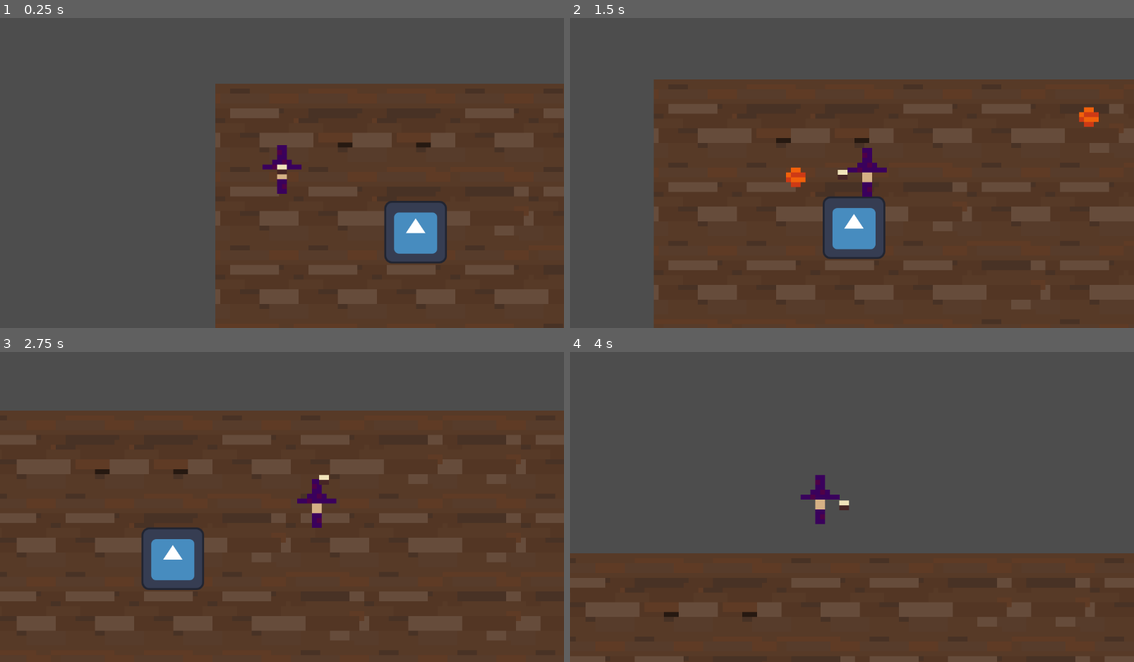
Above: before the commit, frames 1-4 (two rows, left to right).
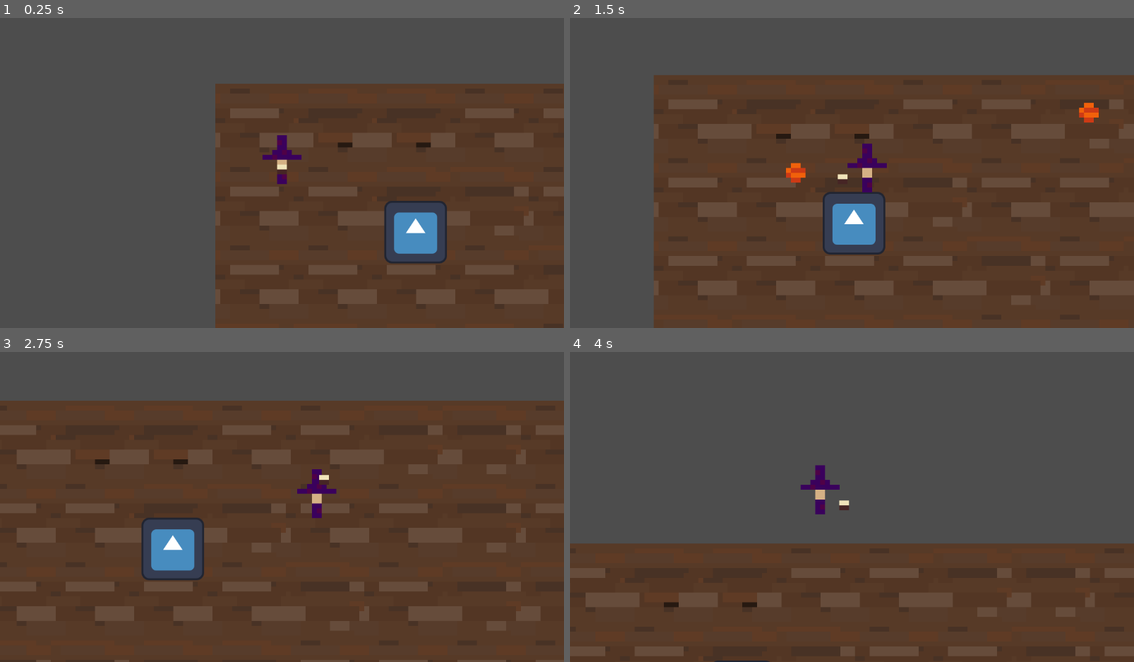
Above: after the commit, the same moments.

Repository: chluebi/ludum-dare-58
Game: Godot game, scene res://main.tscn
Two runs of this game, one before a commit and one after it. Both use one fixed random seed, a clock stepped at 60 frames per second and the inputs below. The engine's default icon, where the game draws it, is replaced by a stand-in: a white triangle on a blue panel in a dark square.
Inputs (mouse positions are in pixels of both pictures, inside the frame that each line leads up to):
- Up to frame 1 (0.25 s): no input
- Up to frame 2 (1.5 s): tap Enter at 0.5 s; move the mouse to (976, 154) at 0.52 s; hold D (move_right) 0.53-1.28 s; click (976, 154) at 0.6 s; move the mouse to (739, 185) at 1.27 s; hold S (move_down) from 1.28 s (still down); click (739, 185) at 1.35 s
- Up to frame 3 (2.75 s): move the mouse to (338, 432) at 2.02 s; release S (move_down) at 2.03 s; hold D (move_right) from 2.03 s (still down); click (338, 432) at 2.1 s
- Up to frame 4 (4 s): move the mouse to (823, 565) at 2.77 s; release D (move_right) at 2.78 s; hold W (move_up) 2.78-3.53 s; click (823, 565) at 2.85 s; move the mouse to (1021, 550) at 3.52 s; hold A (move_left) from 3.53 s (still down); click (1021, 550) at 3.6 s

The runs differ from the first frame. In frame 1, 0.4% of the frame differs, in the area x 46-54%, y 37-57%; in frame 2, 3.1%; in frame 3, 5.5%, in the area x 0-100%, y 15-89%; in frame 4, 3.9%.

Commit message:
added some potion art

Diff:
--- a/fireball.gd
+++ b/fireball.gd
@@ -34,5 +34,4 @@
 	particles.direction = direction
 	particles.emitting = true
 	get_parent().add_child(particles)
-	print("particles spawned", particles)
 	queue_free()
--- a/player.tscn
+++ b/player.tscn
@@ -21,7 +21,7 @@
 metadata/_edit_group_ = true
 
 [node name="CollisionShape2D" type="CollisionShape2D" parent="."]
-position = Vector2(0, 25)
+position = Vector2(0, 5)
 shape = SubResource("RectangleShape2D_sweqy")
 
 [node name="Camera2D" type="Camera2D" parent="."]
@@ -37,3 +37,4 @@
 z_index = 5
 scale = Vector2(10, 10)
 texture = SubResource("AtlasTexture_i3pqv")
+offset = Vector2(0, -2)
Binary file changed: big-sheet.png
